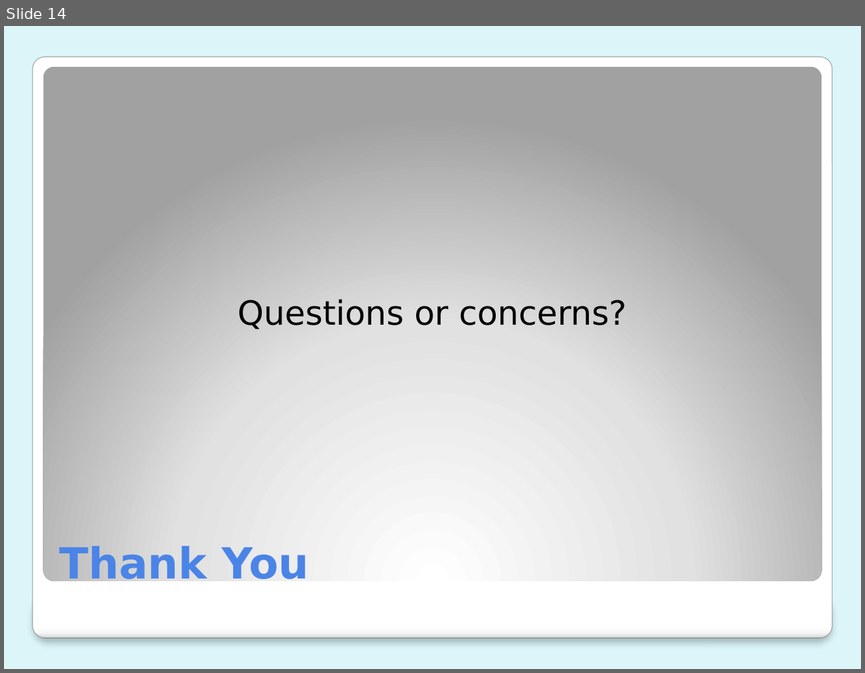
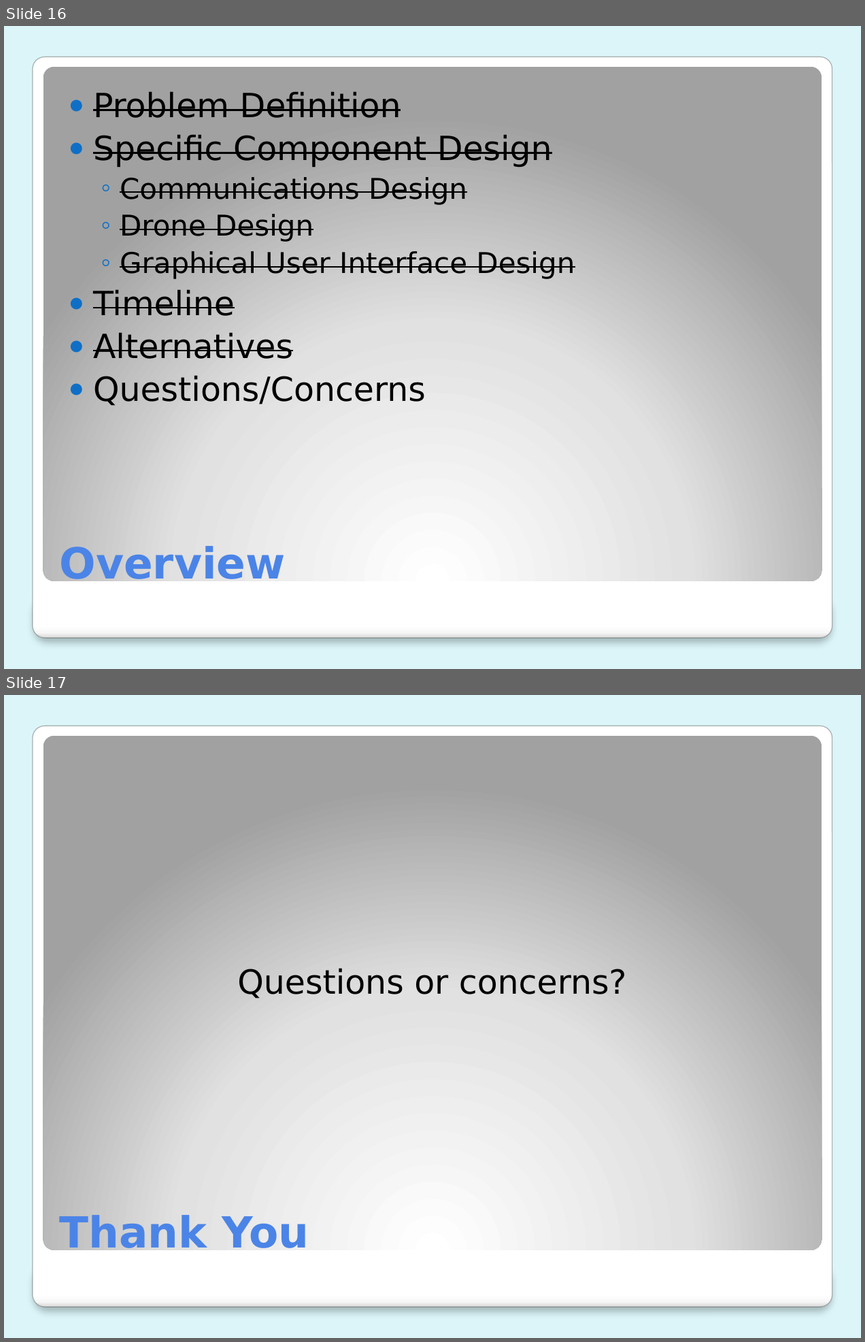
Before and after one commit to bigwookiee/Mission-Control, a slide deck: Documents/designReview.pptx. Shown one above the other, each under a label of ours: slide 14 before the commit, slides 16 and 17 after it. The pictures are 865x673 and 865x1342 pixels, drawn with LibreOffice and Linux fonts; fonts in the diff are those of the drawing. Boxes give left, top, right and bottom in pixels: in the first picture for what was removed or moved away, otherwise in the second. Text is boxed around its words. In the diff, an @@ line names an element or a change of style, - is before the commit and + after.

```diff
--- a/Documents/designReview.pptx
+++ b/Documents/designReview.pptx
@@ slide 16 added at box(4, 26, 861, 669), background #DBF5F9; not listed: 3 template elements that a slide beside it also shows @@
@@ text added at box(93, 91, 575, 405), 28 pt, text #000000, strikethrough @@
+● Problem Definition
+● Specific Component Design
+  ◦ Communications Design
+  ◦ Drone Design
+  ◦ Graphical User Interface Design
+● Timeline
+● Alternatives
+● Questions/Concerns
@@ title added at box(60, 543, 286, 587), 36 pt, text #4C84E8, bold @@
+Overview
@@ what was slide 14 is now slide 17 @@
```
Also in this commit, not shown: 8 slides changed, 2 other slides added.
